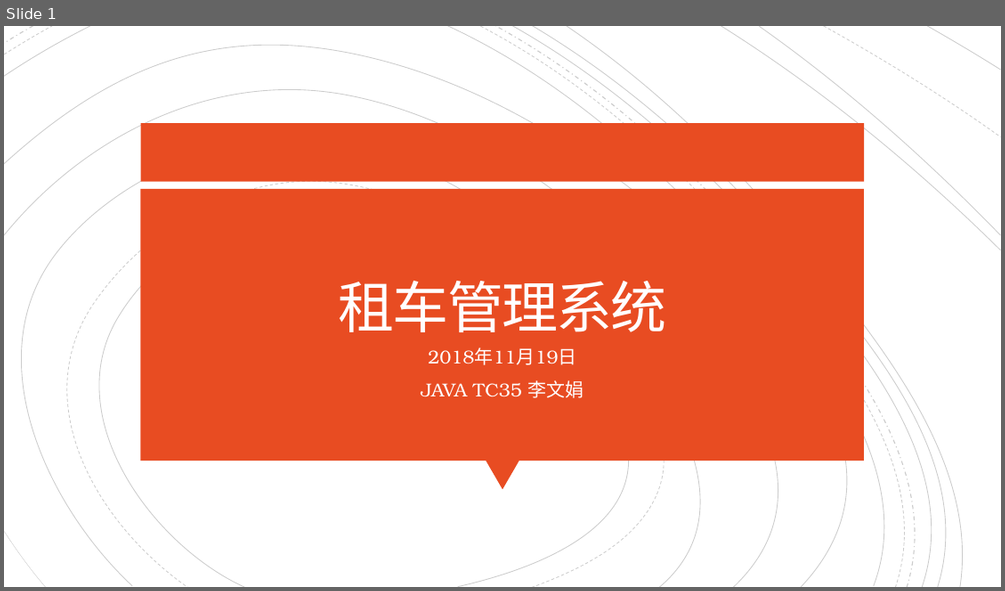
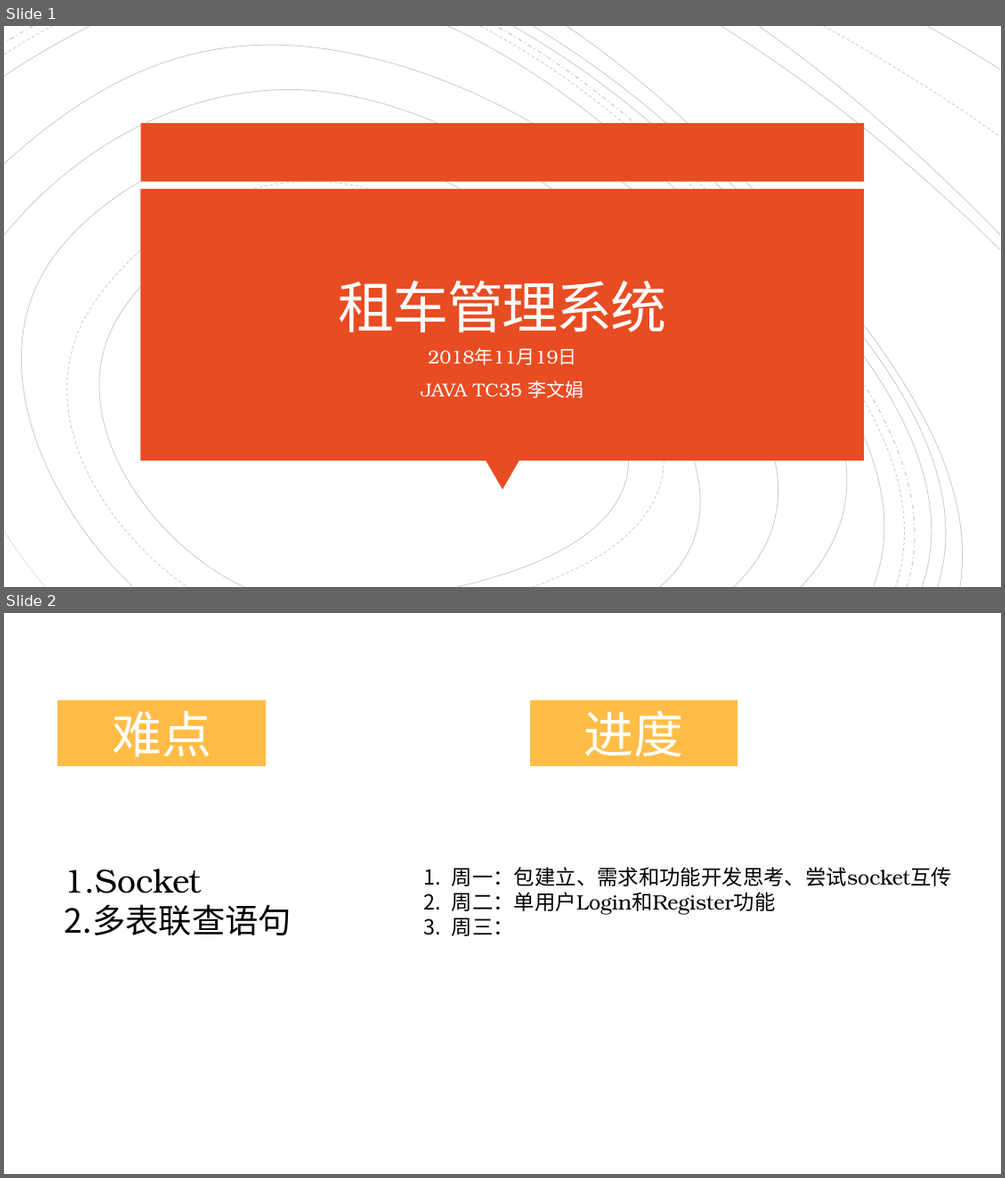
Before and after one commit to jqmtony/JavaNotes, a slide deck: Project1_CarSM/二海租车系统说明文档/租车管理系统11.18.pptx. Shown one above the other, each under a label of ours: slide 1 before the commit, slides 1 and 2 after it. The pictures are 1005x591 and 1005x1178 pixels, drawn with LibreOffice and Linux fonts; fonts in the diff are those of the drawing. Boxes give left, top, right and bottom in pixels: in the first picture for what was removed or moved away, otherwise in the second. Text is boxed around its words. In the diff, an @@ line names an element or a change of style, - is before the commit and + after.

Commit message:
update CarSM-单用户Car查询

```diff
--- a/Project1_CarSM/二海租车系统说明文档/租车管理系统11.18.pptx
+++ b/Project1_CarSM/二海租车系统说明文档/租车管理系统11.18.pptx
@@ slide 2 added at bbox=[4, 613, 1001, 1174], background #FFFFFF @@
@@ rectangle added at bbox=[57, 699, 267, 768], fill #FFBD47, outline #FFFFFF 2 pt, 48 pt, text #FFFFFF @@
+难点
@@ rectangle added at bbox=[529, 699, 738, 768], fill #FFBD47, outline #FFFFFF 2 pt, 48 pt, text #FFFFFF @@
+进度
@@ text added at bbox=[65, 868, 292, 935], 32 pt, text #000000 @@
+1. Socket
+2. 多表联查语句
@@ text added at bbox=[452, 867, 952, 936], 20 pt, text #000000 @@
+1. 周一：包建立、需求和功能开发思考、尝试socket互传
+2. 周二：单用户Login和Register功能
+3. 周三：
```
Also in this commit, not shown: 4 slides changed, 4 other slides added, 27 other files.
